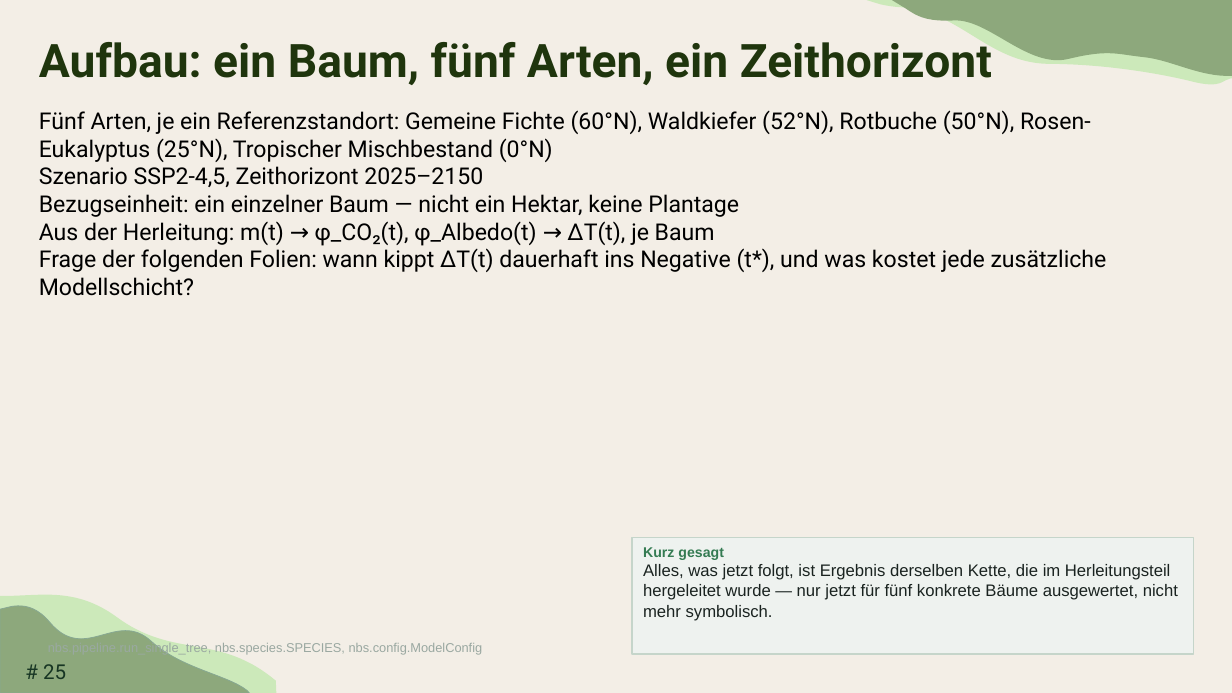
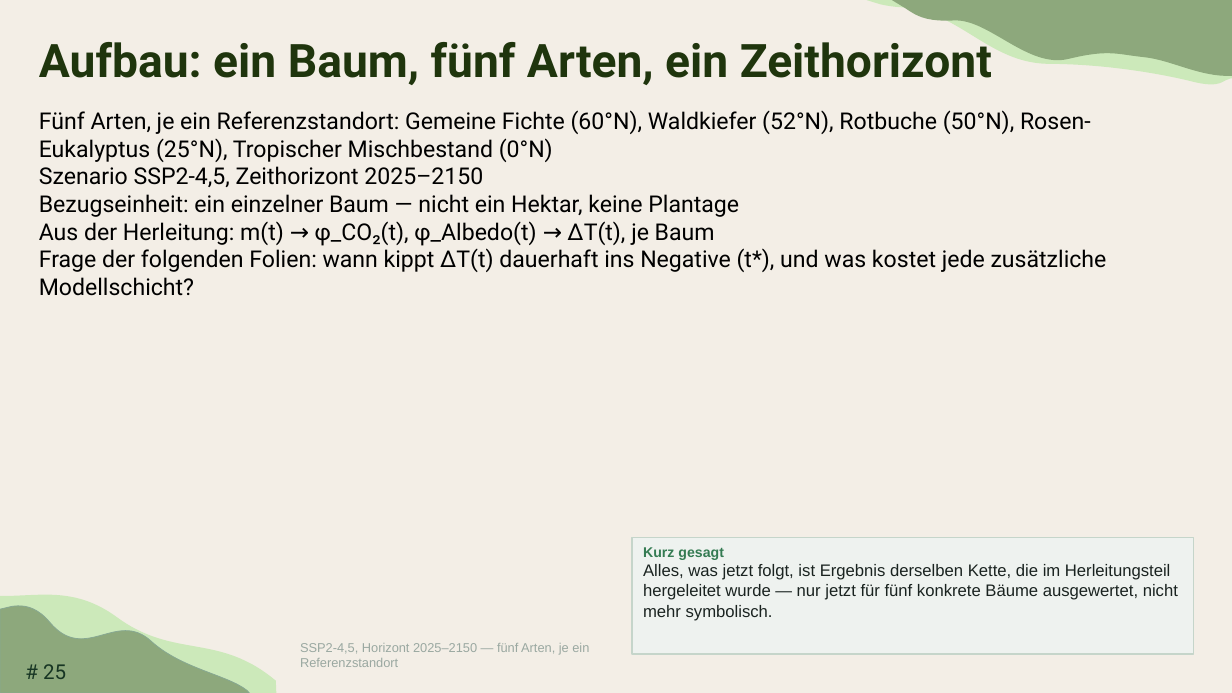
Before and after one commit to TimoDiepers/woodway, a slide deck: slide 25 of docs/slides/dissvortrag.pptx. Drawn at 1232x693 pixels with LibreOffice and Linux fonts; fonts in the diff are those of the drawing. Boxes give left, top, right and bottom in pixels: in the first picture for what was removed or moved away, otherwise in the second. Text is boxed around its words. In the diff, an @@ line names an element or a change of style, - is before the commit and + after.

```diff
--- a/docs/slides/dissvortrag.pptx
+++ b/docs/slides/dissvortrag.pptx
@@ text at box(300, 643, 589, 667): text changed @@
-nbs.pipeline.run_single_tree, nbs.species.SPECIES, nbs.config.ModelConfig
+SSP2-4,5, Horizont 2025–2150 — fünf Arten, je ein Referenzstandort
```
Also in this commit, not shown: 11 other slides changed.
